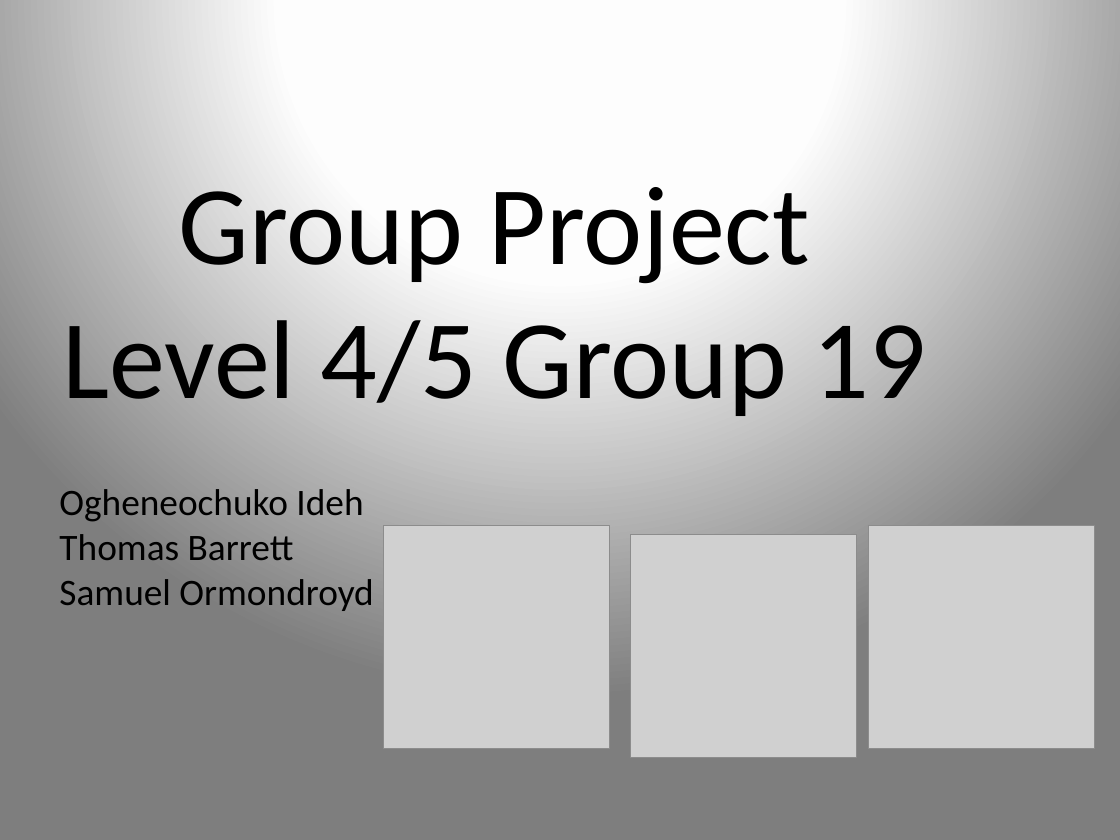
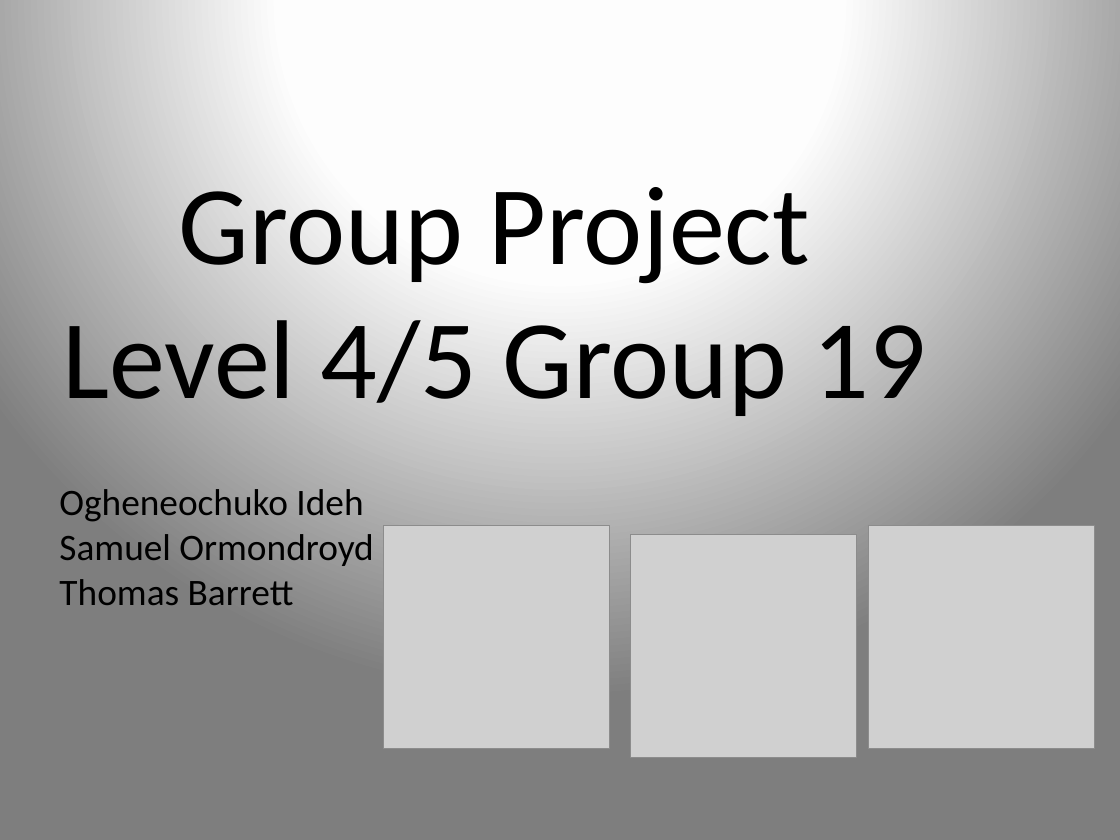
Before and after one commit to UoSGamesGroups/second-semester-s2-l4-5-group-19, a slide deck: slide 1 of Presentation/Pitch Presentation_Group 19.pptx. Drawn at 1120x840 pixels with LibreOffice and Linux fonts; fonts in the diff are those of the drawing; grey boxes stand for pictures. Boxes give left, top, right and bottom in pixels: in the first picture for what was removed or moved away, otherwise in the second. Text is boxed around its words. In the diff, an @@ line names an element or a change of style, - is before the commit and + after.

Commit message:
Ammended presentation

```diff
--- a/Presentation/Pitch Presentation_Group 19.pptx
+++ b/Presentation/Pitch Presentation_Group 19.pptx
@@ text at (59,534,373,566): paragraph added @@
+Samuel Ormondroyd
@@ text at (59,579,373,611): paragraph removed @@
-Samuel Ormondroyd
```
Also in this commit, not shown: 2 other files.
